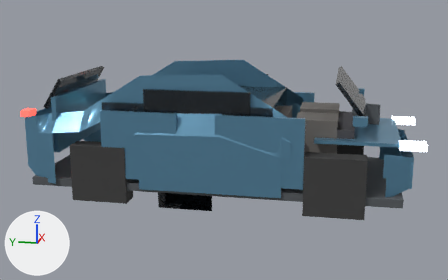
The glTF model assets/models/compact_crossover.glb: old version first, new version second.
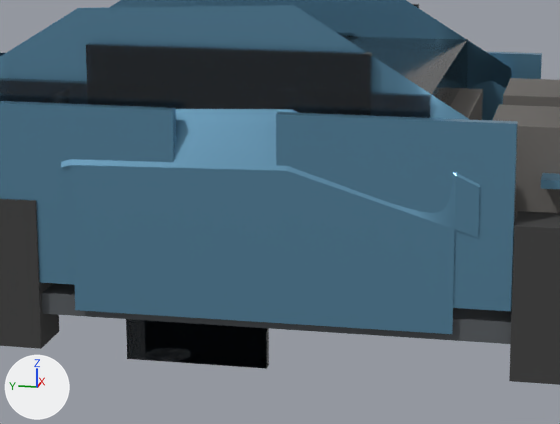
There are two pictures of each version: one whole from a camera (50 mm lens) standing at (-7.89, -1.6, 2.61) and looking at (0.0, -0.03, 0.64), one close up on the part from 25% to 72% of the width and 26% to 83% of the height. Arrows for +X, +Y and +Z are at lower left; the lights stay in place. The older version's two pictures come first. Where no turn or scale is listed for an object, it has been applied to the vertices.

Objects in the first close-up: 'body_mesh', 'cab_mesh', 'door_fl_mesh', 'door_fr_mesh', 'door_rr_mesh', 'seat_r', 'tire_fr', 'tire_rr', 'trim_mesh', 'window_fixed_r', 'window_fl_mesh', 'window_rl_mesh', 'window_rr_mesh' and 3 more.
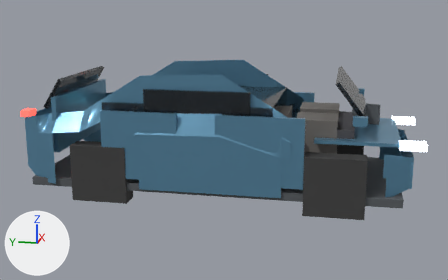
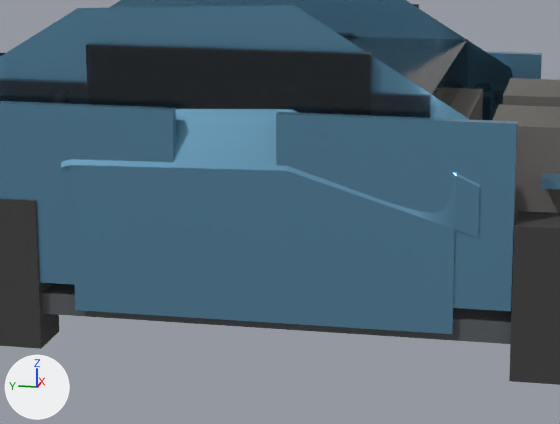
Where the change shows, as pixel boxes [x1, y1, x2, y2] in the close-ups (560 x 424 px):
'window_fl_mesh', moved: before [126, 319, 268, 368]; after [473, 74, 512, 120]
'window_rl_mesh', moved (not visible afterwards): before [145, 320, 268, 369]

The edits, one by one:
Object 'window_fl_mesh' (ob_window_fl_mesh) moves from (-0.01, 0.525, -0.22) to (0.9, -0.625, 0.92).
Object 'window_fr_mesh' (ob_window_fr_mesh) moves from (0.01, 0.525, -0.22) to (-0.9, -0.625, 0.92).
Object 'window_rl_mesh' (ob_window_rl_mesh) moves from (-0.01, 0.475, -0.22) to (0.9, 0.845, 0.92).
Object 'window_rr_mesh' (ob_window_rr_mesh) moves from (0.01, 0.475, -0.22) to (-0.9, 0.845, 0.92).
